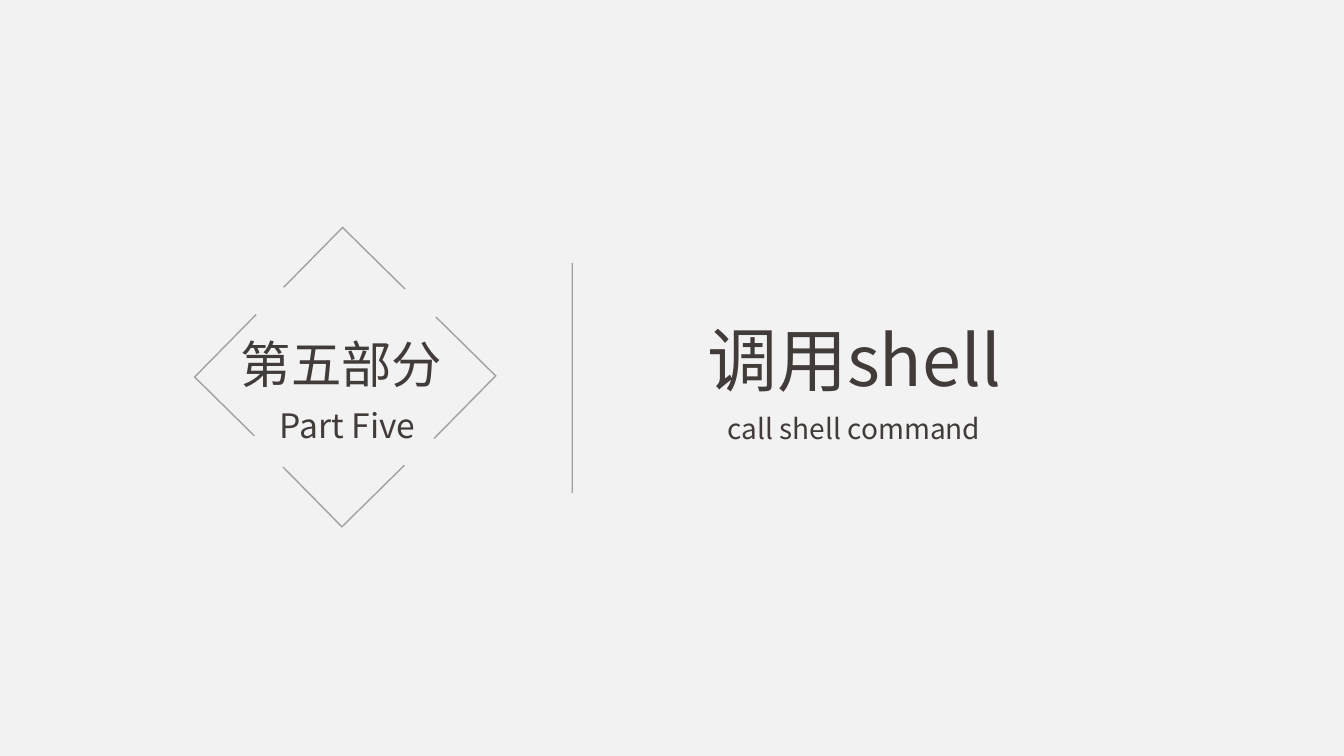
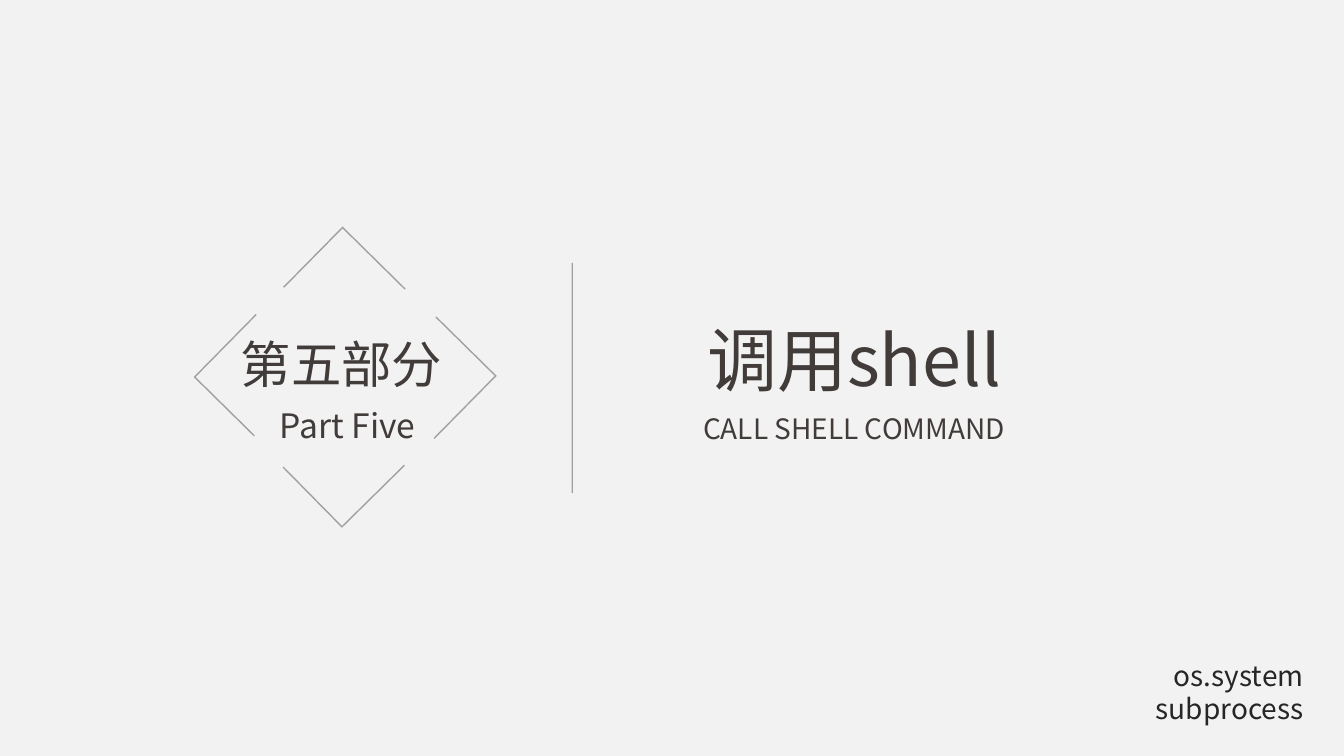
Before and after one commit to hanchuanchuan/goInception, a slide deck: slide 11 of python.pptx (slide 12 before the commit). Drawn at 1344x756 pixels with LibreOffice and Linux fonts; fonts in the diff are those of the drawing. Boxes give left, top, right and bottom in pixels: in the first picture for what was removed or moved away, otherwise in the second. Text is boxed around its words. In the diff, an @@ line names an element or a change of style, - is before the commit and + after.

```diff
--- a/python.pptx
+++ b/python.pptx
@@ text at (x1=703, y1=418, x2=1005, y2=440): text changed @@
-call shell command
+CALL SHELL COMMAND
@@ text added at (x1=1156, y1=666, x2=1304, y2=726), 20 pt, text #262626 @@
+os.system
+subprocess
```
Also in this commit, not shown: 7 other slides changed, 4 slides added, 1 slide removed, 6 other files.
